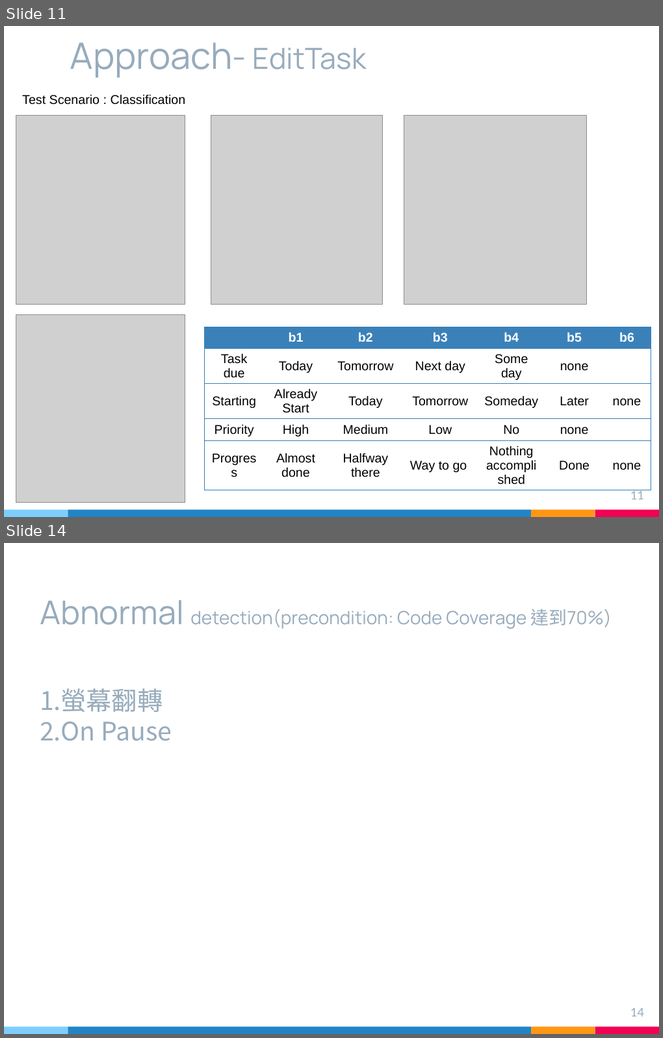
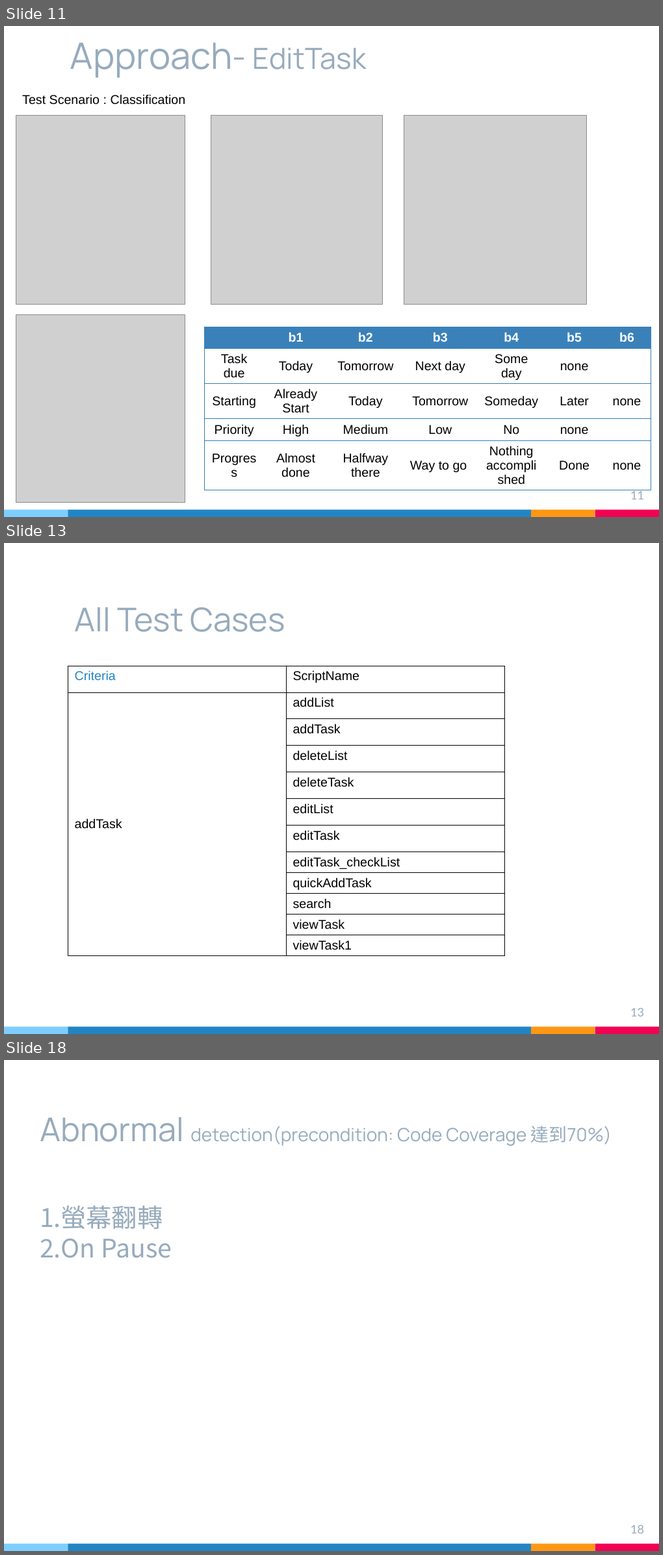
Before and after one commit to likesm0887/STV-Project, a slide deck: Document/軟體測試期末簡報.pptx. Shown one above the other, each under a label of ours: slides 11 and 14 before the commit, slides 11, 13 and 18 after it; the slides between them are not shown. The pictures are 663x1038 and 663x1555 pixels, drawn with LibreOffice and Linux fonts; fonts in the diff are those of the drawing; grey boxes stand for pictures. Boxes give left, top, right and bottom in pixels: in the first picture for what was removed or moved away, otherwise in the second. Text is boxed around its words. In the diff, an @@ line names an element or a change of style, - is before the commit and + after.

```diff
--- a/Document/軟體測試期末簡報.pptx
+++ b/Document/軟體測試期末簡報.pptx
@@ slide 13 added at [4, 543, 659, 1034], background #FFFFFF; not listed: 4 template elements that a slide beside it also shows @@
@@ title added at [75, 607, 285, 632], 36 pt, text #97ABBC @@
+All Test Cases
@@ table added at [68, 667, 504, 962], 12 rows, 2 columns @@
+Criteria | ScriptName
+addTask | addList
+ | addTask
+ | deleteList
+ | deleteTask
+ | editList
+ | editTask
+ | editTask_checkList
+ | quickAddTask
+ | search
+ | viewTask
+ | viewTask1
@@ page number added at [631, 1008, 644, 1017], 13 pt, text #97ABBC @@
+13
@@ what was slide 14 is now slide 18 @@
@@ page number at [631, 1525, 644, 1534]: text changed @@
-14
+18
```
Also in this commit, not shown: 3 slides changed, 3 other slides added, 2 other files.
